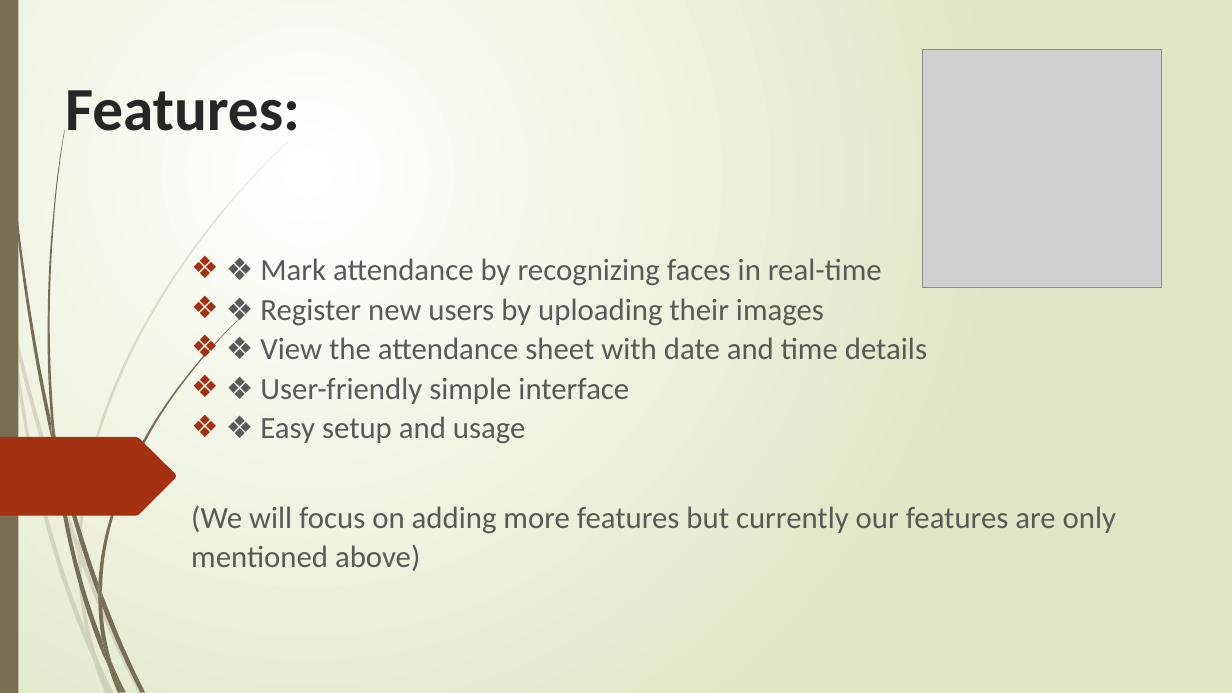
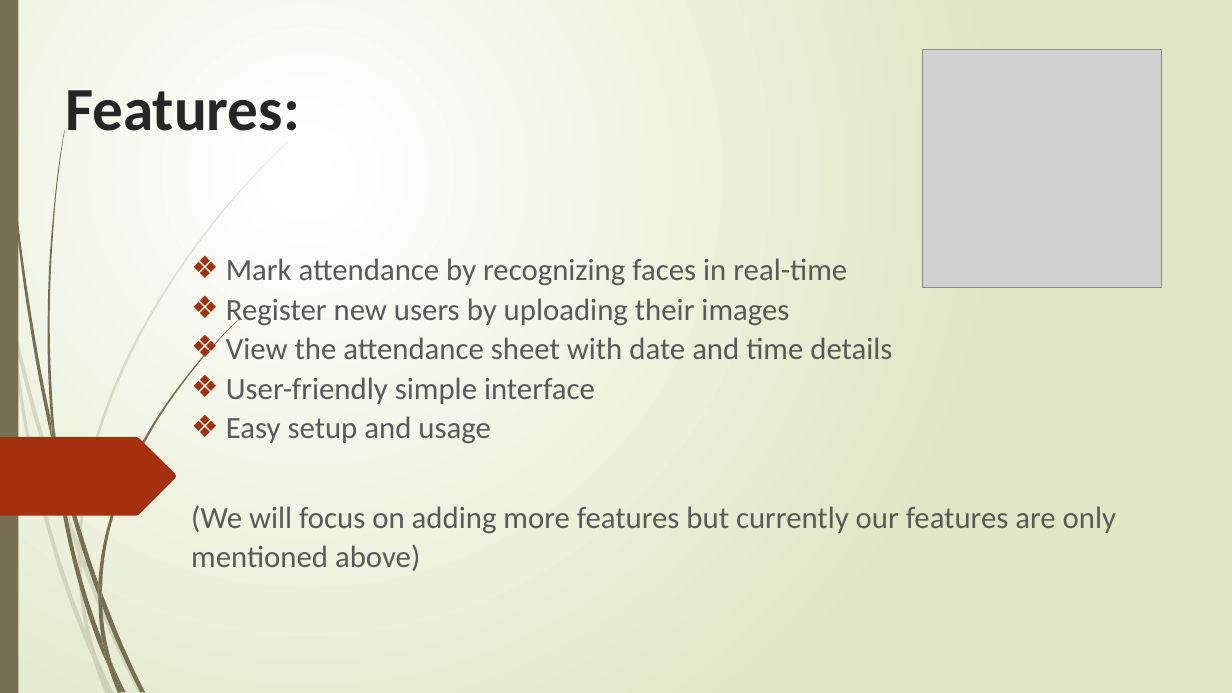
Before and after one commit to SharrY111/scdlab, a slide deck: slide 6 of Presentation1.pptx (slide 5 before the commit). Drawn at 1232x693 pixels with LibreOffice and Linux fonts; fonts in the diff are those of the drawing; grey boxes stand for pictures. Boxes give left, top, right and bottom in pixels: in the first picture for what was removed or moved away, otherwise in the second. Text is boxed around its words. In the diff, an @@ line names an element or a change of style, - is before the commit and + after.

Commit message:
Updated version of presentation

```diff
--- a/Presentation1.pptx
+++ b/Presentation1.pptx
@@ subtitle at bbox=[226, 258, 892, 444]: text changed @@
-❖ ❖ Mark attendance by recognizing faces in real-time
-❖ ❖ Register new users by uploading their images
-❖ ❖ View the attendance sheet with date and time details
-❖ ❖ User-friendly simple interface
-❖ ❖ Easy setup and usage
+❖ Mark attendance by recognizing faces in real-time
+❖ Register new users by uploading their images
+❖ View the attendance sheet with date and time details
+❖ User-friendly simple interface
+❖ Easy setup and usage
```
Also in this commit, not shown: 2 other slides changed, 3 slides added.
